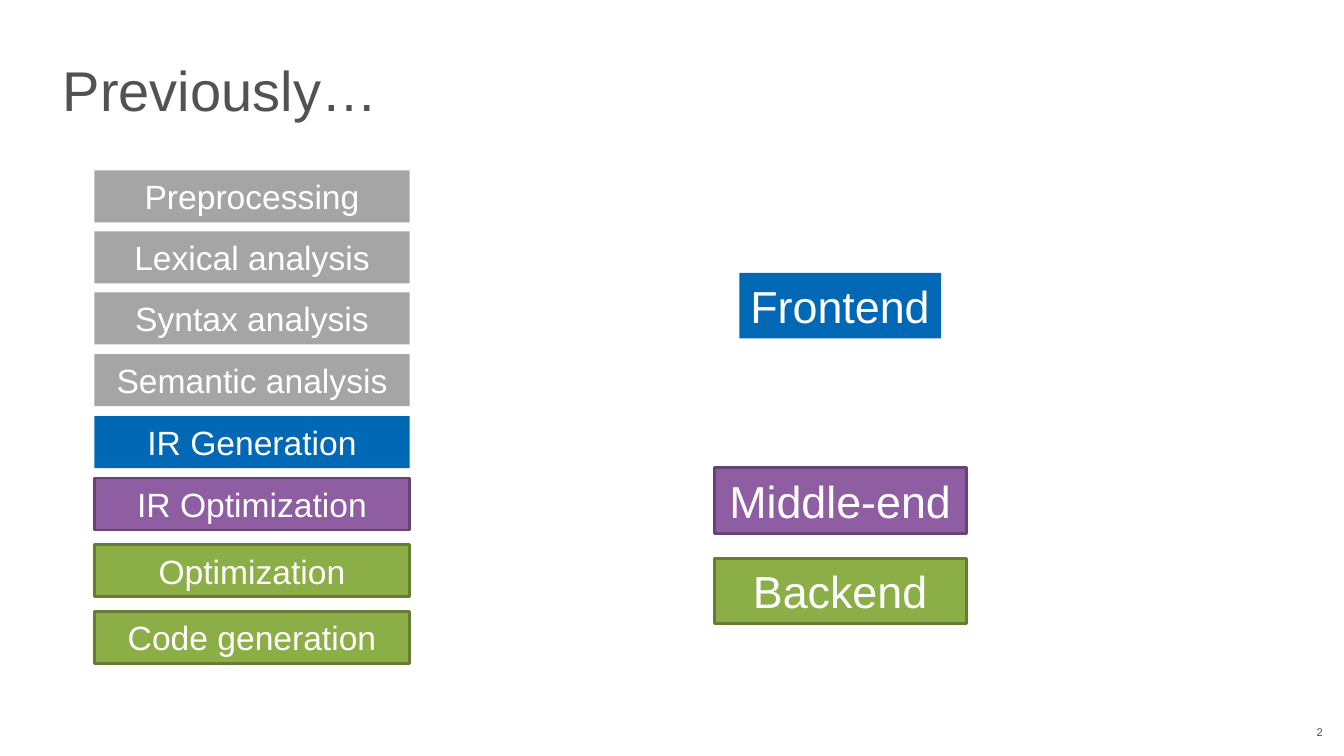
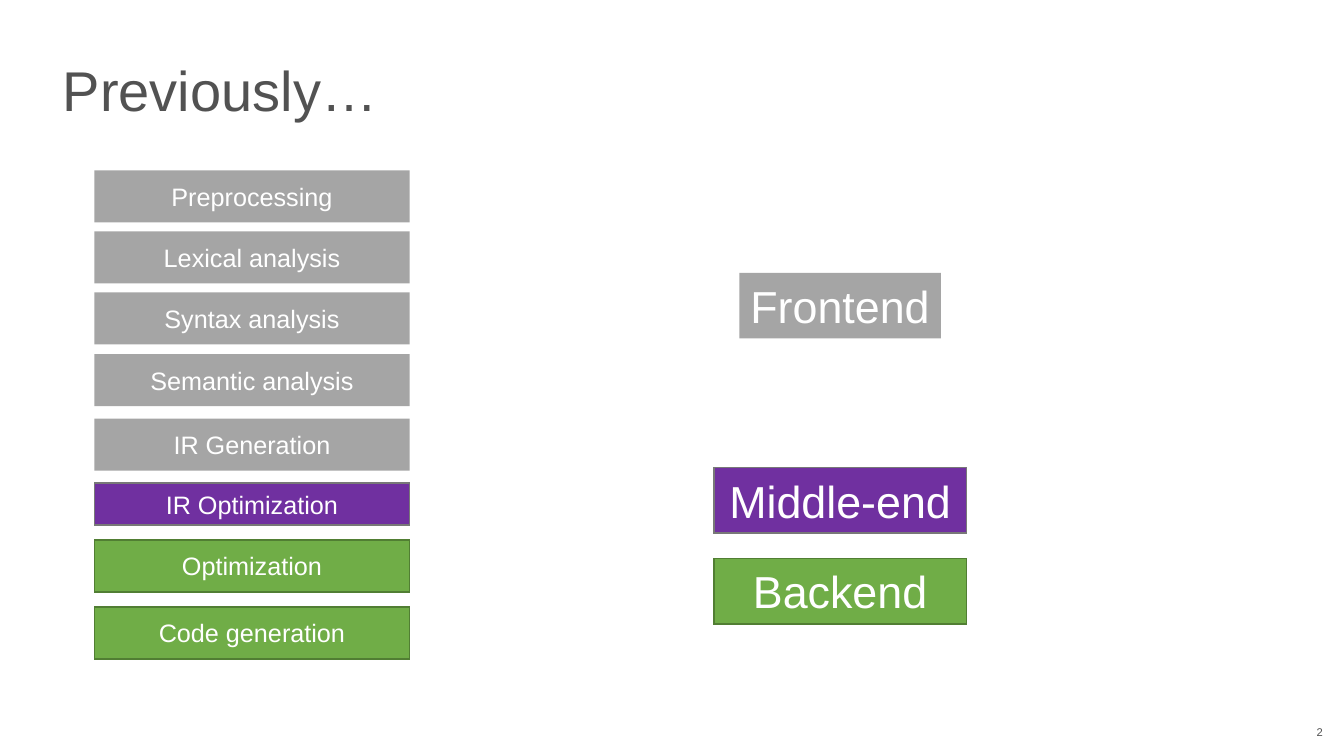
Before and after one commit to NN-complr-tech/Complr-course-lectures, a slide deck: slide 2 of 03-Clang-AST-and-static-analysis.pptx. Drawn at 1344x756 pixels with LibreOffice and Linux fonts; fonts in the diff are those of the drawing. Boxes give left, top, right and bottom in pixels: in the first picture for what was removed or moved away, otherwise in the second. Text is boxed around its words. In the diff, an @@ line names an element or a change of style, - is before the commit and + after.

Commit message:
Add 03-Clang-AST-and-static-analysis slides (2026)

```diff
--- a/03-Clang-AST-and-static-analysis.pptx
+++ b/03-Clang-AST-and-static-analysis.pptx
@@ rectangle "Frontend" at (x1=740, y1=273, x2=942, y2=339): fill #0068B5 to #A5A5A5 @@
@@ size 24 to 18 pt in 4 elements at (x1=95, y1=170, x2=410, y2=223), (x1=95, y1=231, x2=410, y2=283), (x1=95, y1=292, x2=410, y2=345), (x1=95, y1=354, x2=410, y2=406) @@
@@ rectangle "IR Generation" at (x1=95, y1=418, x2=410, y2=471): size 24 to 18 pt; fill #0068B5 to #A5A5A5 @@
@@ rectangle "Middle-end" at (x1=714, y1=468, x2=966, y2=533): fill #8F5DA2 to #7030A0; outline #684376 2 pt to #787878 1 pt @@
@@ rectangle "IR Optimization" resized from (x1=95, y1=478, x2=410, y2=530) to (x1=95, y1=483, x2=410, y2=525) @@
@@ rectangle "IR Optimization" at (x1=95, y1=483, x2=410, y2=525): size 24 to 18 pt; fill #8F5DA2 to #7030A0; outline #684376 2 pt to #787878 1 pt @@
@@ rectangle "Optimization" moved from (x1=95, y1=544, x2=410, y2=597) to (x1=95, y1=540, x2=410, y2=593) @@
@@ rectangle "Optimization" at (x1=95, y1=540, x2=410, y2=593): size 24 to 18 pt; fill #8BAE46 to #70AD47; outline #657E33 2 pt to #517E33 1 pt @@
@@ rectangle "Backend" at (x1=714, y1=559, x2=966, y2=624): fill #8BAE46 to #70AD47; outline #657E33 2 pt to #517E33 1 pt @@
@@ rectangle "Code generation" moved from (x1=95, y1=611, x2=410, y2=663) to (x1=95, y1=607, x2=410, y2=659) @@
@@ rectangle "Code generation" at (x1=95, y1=607, x2=410, y2=659): size 24 to 18 pt; fill #8BAE46 to #70AD47; outline #657E33 2 pt to #517E33 1 pt @@
```
Also in this commit, not shown: 15 other slides changed, 4 slides added, 2 slides removed.
